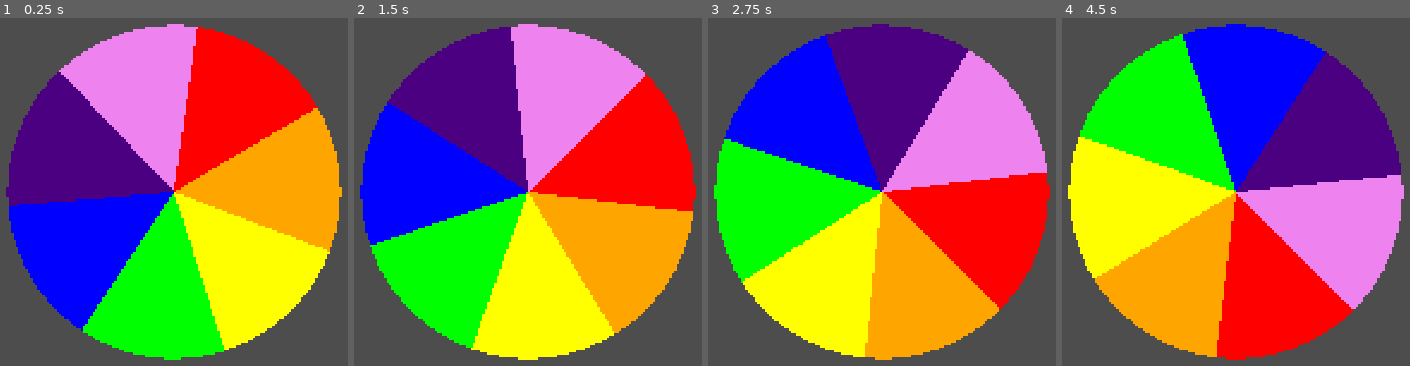
Above: before the commit, frames 1-4 (left to right).
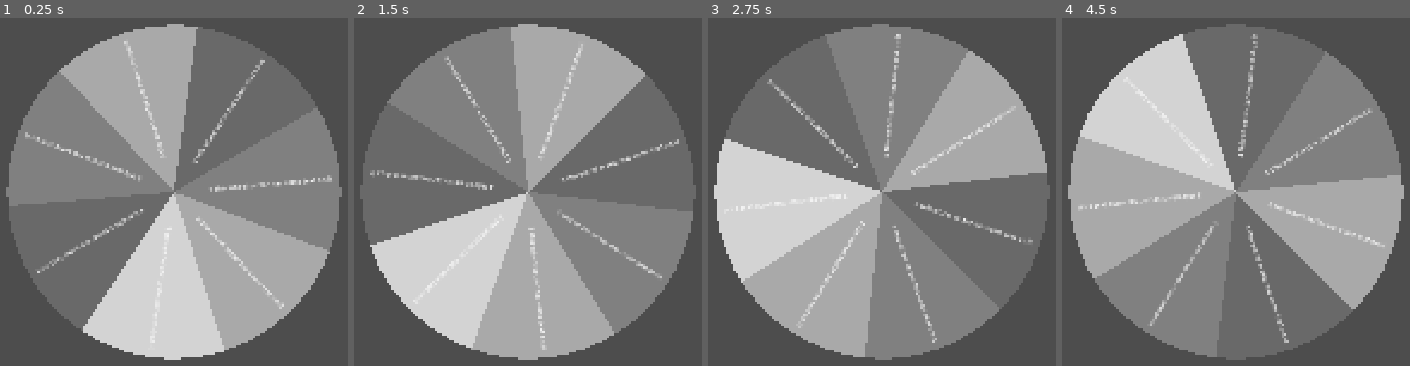
Above: after the commit, the same moments.

Repository: jowashli/gift-exchange-wheelofnames
Game: Godot game, scene res://scenes/wheelofnames.tscn
Same seed, same stepped clock (60 frames per second), same inputs: the game is played once before the commit and once after it.
Inputs:
- Up to frame 1 (0.25 s): no input
- Up to frame 2 (1.5 s): no input
- Up to frame 3 (2.75 s): no input
- Up to frame 4 (4.5 s): no input

The runs differ from the first frame. In frame 1, 72% of the frame differs, in the area x 1-99%, y 1-99%; in frame 2, 72%; in frame 3, 72%; in frame 4, 72%.

Commit message:
Generate and instantiate wheel labels

Diff:
--- a/scenes/wheelofnames.tscn
+++ b/scenes/wheelofnames.tscn
@@ -6,3 +6,7 @@
 
 [node name="Wheel" type="Node2D" parent="." unique_id=457530734]
 script = ExtResource("1_yhqkm")
+
+[node name="Label" type="Label" parent="Wheel" unique_id=1026194741]
+offset_right = 40.0
+offset_bottom = 23.0
--- a/scripts/Wheelofnames.gd
+++ b/scripts/Wheelofnames.gd
@@ -2,17 +2,34 @@
 
 @export var wheel_sector_count : int = 7
 @export var wheel_radius : float = 400.0
+@export var wheel_colors : PackedColorArray = PackedColorArray([Color.DIM_GRAY, Color.WEB_GRAY, Color.DARK_GRAY, Color.LIGHT_GRAY])
 
 func _ready() -> void:
 	position = get_viewport_rect().size / 2
+	create_wheel_labels(Vector2.ZERO, wheel_radius, wheel_sector_count, 0.0)
 
 func _process(_delta: float) -> void:
 	queue_redraw()
 
+func create_wheel_labels (offset_position: Vector2, radius: float, sector_count: int, rotation_offset: float) -> void:
+	var wheel_labels : Array[Label] = []
+	var sector_radians : float = (2.0 * PI) / sector_count
+	const WHEEL_PADDING : int = 20
+	for i in range(sector_count):
+		var new_label : Label = Label.new()
+		new_label.text = str(i) + " this wheel sector has some text on it"
+		new_label.rotation = sector_radians * (i+0.5) + PI * 1.5
+		new_label.position = offset_position + Vector2.UP.rotated(sector_radians * (i+0.5) + rotation_offset) * radius # sector edge
+		new_label.position += Vector2.UP.rotated(new_label.rotation) * new_label.size.y/2. # height offset
+		new_label.position += Vector2.LEFT.rotated(new_label.rotation) * (new_label.size.x + WHEEL_PADDING) # width_offset
+		wheel_labels.append(new_label)
+
+	for wheel_label in wheel_labels:
+		add_child(wheel_label)
+
 func _draw() -> void:
 	rotation += PI/360.0
-	var colors_rainbow : PackedColorArray = PackedColorArray([Color.RED, Color.ORANGE, Color.YELLOW, Color.GREEN, Color.BLUE, Color.INDIGO, Color.VIOLET])
-	draw_wheel(wheel_sector_count, wheel_radius, 0.0, colors_rainbow)
+	draw_wheel(wheel_sector_count, wheel_radius, 0.0, wheel_colors)
 
 func generate_circle_sectors(offset_position: Vector2, radius: float, sector_count: int, rotation_offset: float) -> Array[PackedVector2Array]:
 	var sector_polygons : Array[PackedVector2Array] = []
